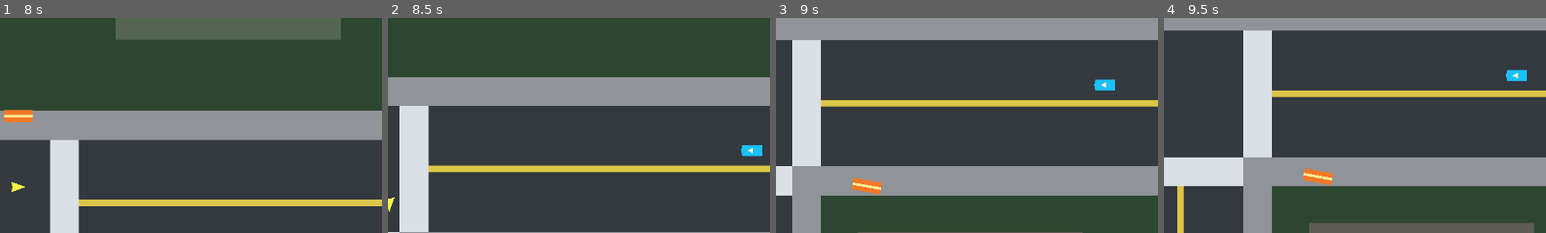
Above: before the commit, frames 1-4 (left to right).
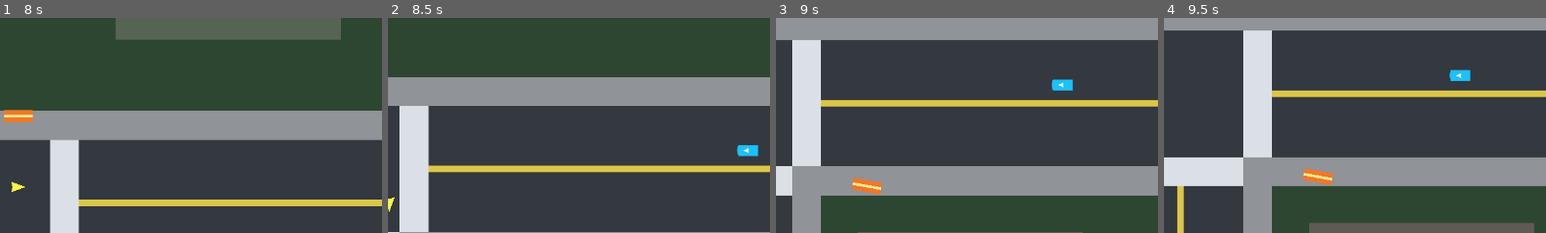
Above: after the commit, the same moments.

Repository: mjulstein/godot-gta
Game: Godot game, scene res://scenes/main/game.tscn
The game is run twice, just before and just after one commit, with the same random seed, the same clock (stepped at 60 frames per second) and the same inputs.
Inputs:
- Up to frame 1 (8 s): hold D (move_right) 0.53-1.28 s; hold E (interact) 0.53-1.28 s; hold S (brake) 1.28-2.03 s; tap E (interact) every 1.5 s from 1.35 to 7.35 s; hold D (move_right) 2.03-2.78 s; hold E (interact) 2.03-2.78 s; hold W (accelerate) 2.78-3.53 s; hold E (interact) 3.53-4.28 s; hold A (move_left) 3.53-5.03 s; hold S (brake) 5.03-5.78 s; hold E (interact) 5.03-5.78 s; hold D (move_right) 5.78-6.53 s; hold W (accelerate) 6.53-7.28 s; hold E (interact) 6.53-7.28 s; hold D (move_right) from 7.28 s (still down)
- Up to frame 2 (8.5 s): release D (move_right) at 8.03 s; hold S (brake) from 8.03 s (still down); hold E (interact) from 8.03 s (still down)
- Up to frame 3 (9 s): release S (brake) at 8.78 s; release E (interact) at 8.78 s; hold A (move_left) from 8.78 s (still down); tap E (interact) at 8.85 s
- Up to frame 4 (9.5 s): keep holding A (move_left)
The pictures show only the part of the screen within x 50-100%, y 11-61%; the shares and areas given below are measured in that part.

Frame 1 is identical in both runs. In frame 2, 0.2% of the frame differs, in the area x 91-98%, y 59-65%; in frame 3, 0.6%, in the area x 72-89%, y 28-34%; in frame 4, 0.6%.

Commit message:
Improve civilian traffic reaction to blocked lanes

Diff:
--- a/scripts/ai/vehicular/civilian/civilian_vehicle_ai.gd
+++ b/scripts/ai/vehicular/civilian/civilian_vehicle_ai.gd
@@ -293,6 +293,12 @@
 				current_speed = move_toward(current_speed, _turn_speed(), _brake_rate() * get_physics_process_delta_time())
 				velocity = to_hold.normalized() * current_speed
 				return
+		if _should_immediately_switch_for_vehicle():
+			velocity = Vector2.ZERO
+			if _attempt_vehicle_lane_switch():
+				blockage_time = 0.0
+				recovery_cooldown_remaining = recovery_cooldown
+				return
 		if _should_immediately_switch_for_barrier():
 			velocity = Vector2.ZERO
 			if _attempt_barrier_lane_switch():
@@ -520,8 +526,8 @@
 	return false
 
 func _vehicle_follow_distance() -> float:
-	var low_speed_spacing := TRAFFIC_CAR_LENGTH * 0.5
-	var high_speed_spacing := TRAFFIC_CAR_LENGTH * 3.0
+	var low_speed_spacing := TRAFFIC_CAR_LENGTH * 1.1
+	var high_speed_spacing := TRAFFIC_CAR_LENGTH * 4.0
 	var cruise_speed := maxf(_cruise_speed(), 1.0)
 	var speed_ratio := clampf(current_speed / cruise_speed, 0.0, 1.0)
 	return lerpf(low_speed_spacing, high_speed_spacing, speed_ratio)
@@ -547,6 +553,14 @@
 	var tile := _find_district_tile(global_position)
 	return tile != null and _is_before_intersection_hold_point(tile) and _can_switch_lane(tile)
 
+func _should_immediately_switch_for_vehicle() -> bool:
+	if last_vehicle_ahead_distance < 0.0:
+		return false
+	if last_vehicle_ahead_distance > _vehicle_emergency_distance():
+		return false
+	var tile := _find_district_tile(global_position)
+	return tile != null and _is_before_intersection_hold_point(tile) and _can_switch_lane(tile)
+
 func _should_hold_for_intersection_obstacle(direction_vector: Vector2) -> bool:
 	var non_traffic_distance := _nearest_non_traffic_blocking_distance()
 	if non_traffic_distance < 0.0:
@@ -591,6 +605,16 @@
 	reroute_focus_remaining = reroute_focus_time
 	return true
 
+func _attempt_vehicle_lane_switch() -> bool:
+	var tile := _find_district_tile(global_position)
+	if tile == null or not _is_before_intersection_hold_point(tile) or not _can_switch_lane(tile):
+		return false
+	var forced_action := "switch_left" if lane == "right" else "switch_right"
+	if not _build_runtime_segment(forced_action):
+		return false
+	reroute_focus_remaining = reroute_focus_time
+	return true
+
 func _nearest_forward_distance(group_name: String, direction_vector: Vector2, max_distance: float, max_lateral_distance: float) -> float:
 	var nearest_distance := -1.0
 	for candidate in get_tree().get_nodes_in_group(group_name):
@@ -646,6 +670,10 @@
 
 func _pedestrian_hold_distance() -> float:
 	return maxf(_pedestrian_stop_distance(), TRAFFIC_CAR_LENGTH + pedestrian_stop_buffer)
+
+func _vehicle_emergency_distance() -> float:
+	var stop_distance := (current_speed * current_speed) / maxf(_brake_rate() * 2.0, 1.0)
+	return maxf(_vehicle_follow_distance(), stop_distance + TRAFFIC_CAR_LENGTH + vehicle_stop_buffer)
 
 func _drive_player_controlled(delta: float) -> void:
 	var acceleration := 380.0
